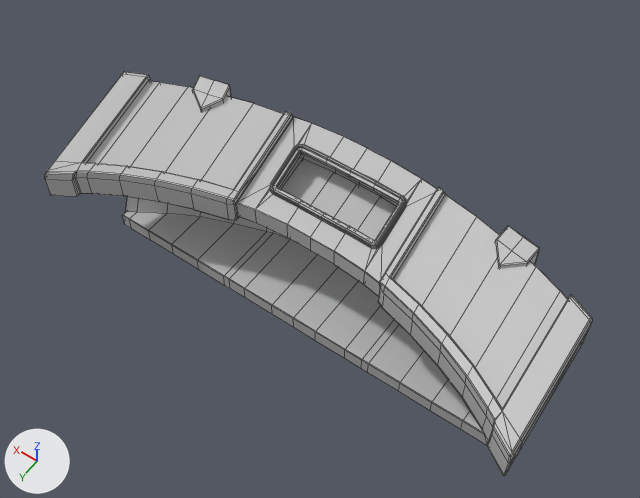
What one commit did to the FBX model Assets/Art/Meshes/ssInterior/Console_mesh_1.fbx.
Before and after are seen from a 50 mm lens placed at (-1.28, 1.87, 3.16), pointed at (-0.05, 0.14, 0.44). Every picture has the same lights, and +X, +Y and +Z are marked at lower left. Mesh edges are drawn as thin lines. Where no turn or scale is listed for an object, it has been applied to the vertices.

Objects in the first picture: 'Console'.
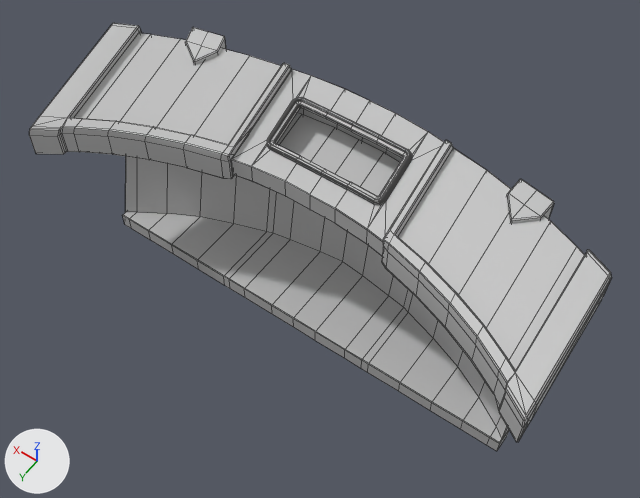
Pixel boxes [x1, y1, x2, y2] of what changed, in the pictures (640 x 498 px; the box of a moved part takes in the faces that stretch with it):
'Console', reshaped (7% wider, 6% taller): before [45, 72, 592, 475]; after [29, 23, 612, 451]
part 1 of me_mesh, moved or reshaped: before [192, 76, 231, 112]; after [185, 27, 226, 65]
part 2 of me_mesh, moved or reshaped: before [495, 226, 539, 268]; after [506, 179, 554, 224]
part 3 of me_mesh, moved or reshaped: before [45, 72, 592, 475]; after [29, 23, 612, 442]

What the commit changed:
me_mesh is used by ob_console; location (0.0, 0.134, 0.444).
me_mesh had 877 vertices, 830 faces and spanned x -1.07..1.07, y -0.38..0.38, z -0.45..0.24.
me_mesh now has 877 vertices, 830 faces and spans x -1.07..1.07, y -0.38..0.38, z -0.45..0.49.
me_mesh part 1: the loose piece of 25 vertices spanning x 0.63..0.79, y -0.33..-0.19, z -0.45..0.24 is scaled about its middle by (1, 1, 1.38), then moved by (0.0, 0.0, 0.13).
me_mesh part 2: the loose piece of 25 vertices spanning x -0.79..-0.63, y -0.33..-0.19, z -0.45..0.24 is scaled about its middle by (1, 1, 1.38), then moved by (0.0, 0.0, 0.13).
me_mesh part 3: 711 of the vertices in x -1.07..1.07, y -0.38..0.38, z -0.08..0.24 are moved by (0.0, 0.0, 0.25).
